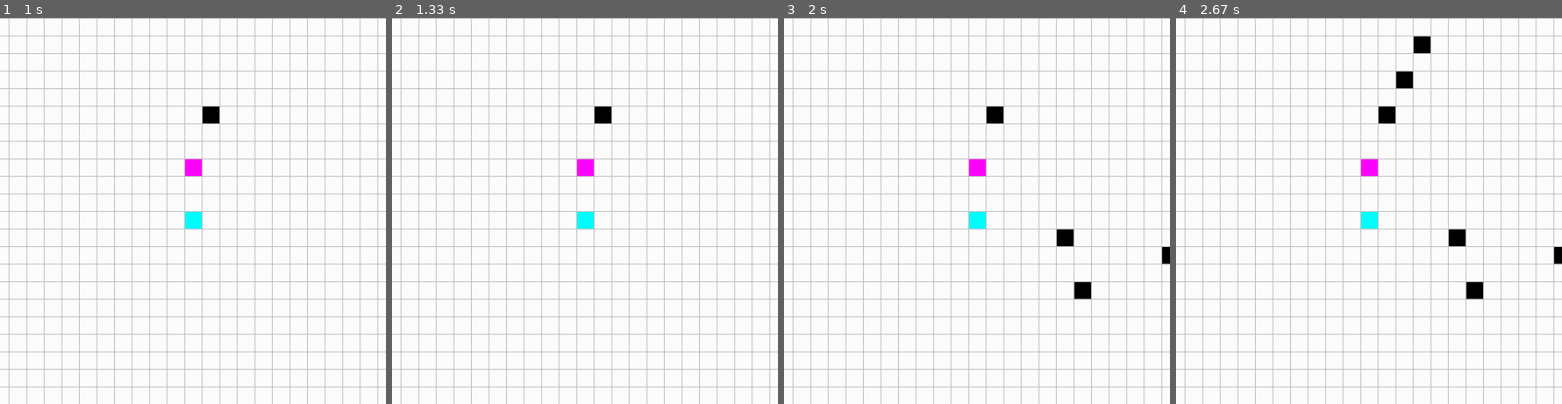
Above: before the commit, frames 1-4 (left to right).
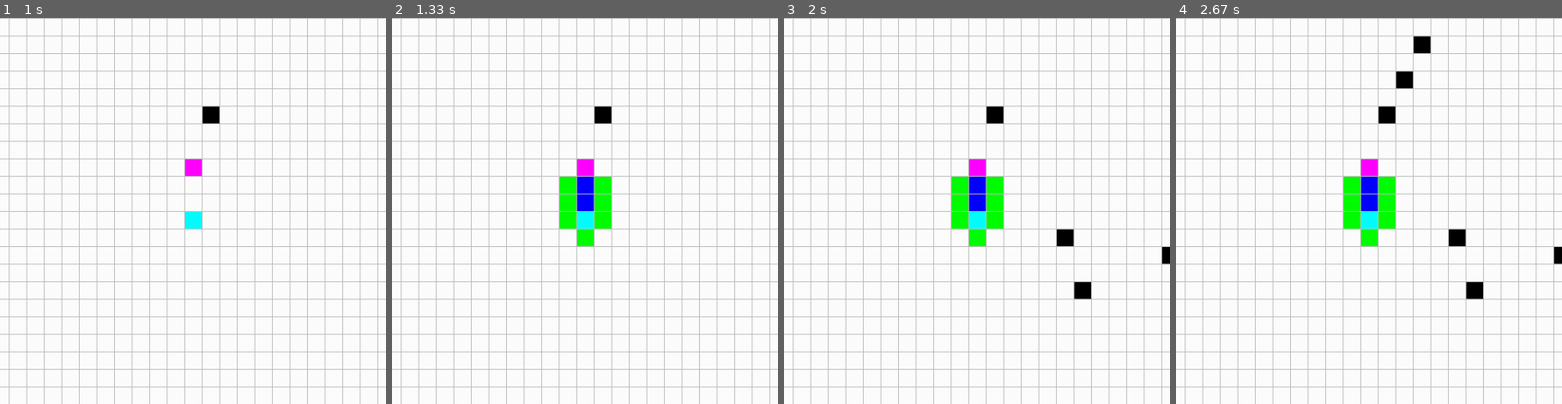
Above: after the commit, the same moments.

Repository: nnilf/A-star-search-algorithm
Game: pygame game, started from A_star_algorithm_pygame.py
Two runs of this game, one before a commit and one after it. Both use one fixed random seed, a clock stepped at 60 frames per second and the inputs below.
Inputs (mouse positions are % of the whole screen's width and height, from its top left):
- Up to frame 1 (1 s): right-click (60, 72) at 0.38 s; press the mouse at (60, 72) at 0.7 s; move the mouse to (61, 65) at 0.8 s; release the mouse at (62, 59) at 0.93 s
- Up to frame 2 (1.33 s): tap Space at 1 s
- Up to frame 3 (2 s): press the mouse at (60, 72) at 1.37 s; move the mouse to (74, 80) at 1.47 s; release the mouse at (88, 88) at 1.6 s; press the mouse at (60, 72) at 1.7 s; move the mouse to (72, 74) at 1.8 s; release the mouse at (85, 76) at 1.93 s
- Up to frame 4 (2.67 s): press the mouse at (60, 72) at 2.03 s; move the mouse to (65, 52) at 2.13 s; release the mouse at (71, 32) at 2.27 s; press the mouse at (60, 72) at 2.37 s; move the mouse to (66, 49) at 2.47 s; release the mouse at (72, 25) at 2.6 s
The pictures show only the part of the screen within x 35-85%, y 45-95%; the shares and areas given below are measured in that part.

Frame 1 is identical in both runs. In frame 2, 1.8% of the frame differs, in the area x 43-57%, y 41-60%; in frame 3, 1.8%; in frame 4, 1.8%.

Commit message:
Completed A* visualisation

Diff:
--- a/A_star_algorithm_pygame.py
+++ b/A_star_algorithm_pygame.py
@@ -40,6 +40,9 @@
     def draw(self, win):
         pygame.draw.rect(win, self._colour, (self._coords_x, self._coords_y, self._width, self._width))
 
+    def set_path(self):
+        self._colour = BLUE
+
     def get_colour(self):
         return self._colour
 
@@ -61,18 +64,6 @@
     def get_parent(self):
         return self._parent
 
-    def update_f_score(self):
-        self._f_score = self._g_score + self._h_score
-
-    def get_f_score(self):
-        return self._f_score
-
-    def get_g_score(self):
-        return self._g_score
-
-    def set_g_score(self, value):
-        self._g_score = value
-
     def set_parent(self, node):
         self._parent = node
 
@@ -97,7 +88,10 @@
     def reset(self):
         self._colour = WHITE
 
-    def get_children(self, grid, grid_size):
+    def get_children(self):
+        return self._children
+
+    def update_children(self, grid, grid_size):
         """
         Gets the children of current element which is all the Nodes next to the current node
 
@@ -113,18 +107,6 @@
             if 0 <= nx < grid_size and 0 <= ny < grid_size and not grid[nx][ny].is_barrier():
                 self._children.append(grid[nx][ny])
 
-        return self._children
-
-    def heuristic(self, end):
-        """
-        Calculates the heuristic Fscore for the selected node using manhattan calculation
-
-        :param end: ending node
-        :returns: Sets H-score for node
-        """
-        end_x, end_y = end.get_coords()
-        self._h_score = (abs(self._x - end_x) + abs(self._y - end_y))
-
     def __lt__(self, other):
         return True
 
@@ -135,6 +117,18 @@
 
     def __hash__(self):
         return hash((self._x, self._y))
+
+
+def heuristic(node, end):
+    """
+    Calculates the heuristic Fscore for the selected node using manhattan calculation
+
+    :param end: ending node
+    :returns: Sets H-score for node
+    """
+    node_x, node_y = node
+    end_x, end_y = end
+    return (abs(node_x - end_x) + abs(node_y - end_y))
 
 
 def create_grid(grid_size, width):
@@ -154,79 +148,77 @@
     return grid
 
 
-def create_path(start, end, prior_node):
+def create_path(came_from, current, draw):
     """
     Loop through path elements and add them to array
 
-    :param start: starting node
-    :param end: target node
-    :param prior_node: node prior to reaching the target node
-    :returns path: quickest path to go from start node to end node
-    """
-    finished = False
-    path = []
-    path.append(end.get_coords())
-    node = prior_node
-    while not finished:
-        if node == start:
-            finished = True
-        path.append(node.get_coords())
-        node = node.get_parent()
-
-    path.reverse()
-
-
-def algorithm(start, end, grid, grid_size):
-    """A* path finding algorithm
-
-    :param start: start node
-    :param end: end node
-    :param grid: grid of nodes
-    :param grid_size: size of the grid
-    :returns: output of quickest path
-    """
-    goal_found = False
-    queue = PriorityQueue()
-    closed_list = set()
-    open_list = set()
-
-    start.set_g_score(0)
-
-    queue.put((start.get_g_score(), start))
-    open_list.add(start)
-
-    while not(queue.empty()):
-        current_node = queue.get()[1]
-        open_list.remove(current_node)
-
-        if current_node == end:
-            print('solution found')
-            goal_found = True
-            create_path(start, end, current_node.get_parent())
-
-        closed_list.add(current_node)
-        children = current_node.get_children(grid, grid_size)
-
-        for child in children:
-
-            if child.is_barrier() or child in closed_list:
-                continue
-
-            tentative_g = current_node.get_g_score() + 1
-
-            if child not in open_list or tentative_g < child.get_g_score():
-                child.set_g_score(tentative_g)
-                child.heuristic(end)
-                child.update_f_score()
-                child.set_parent(current_node)
-
-                if child not in open_list:
-                    queue.put((child.get_f_score(), child))
-                    open_list.add(child)
-
-    if not goal_found:
-        print("No path found")
-        return ()
+    :param came_from: set of nodes
+    :param current: final/current node
+    :param draw: draw function for when path is updated
+    :returns path: drawn path
+    """
+    while current in came_from:
+        current = came_from[current]
+        current.set_path()
+        draw()
+
+
+
+def algorithm(start, end, grid, draw):
+    """
+    A* path finding algorithm.
+
+    :param start: Start node.
+    :param end: End node.
+    :param grid_size: Size of the grid (not directly used here).
+    :param grid: Grid of nodes.
+    :param draw: Function to update the GUI/visualizer.
+    :return: True if path is found, False otherwise.
+    """
+    count = 0
+    open_set = PriorityQueue()
+    open_set.put((0, count, start))
+    came_from = {}
+    g_score = {node: float("inf") for row in grid for node in row}
+    g_score[start] = 0
+    f_score = {node: float("inf") for row in grid for node in row}
+    f_score[start] = heuristic(start.get_coords(), end.get_coords())
+
+    open_set_hash = {start}
+
+    while not open_set.empty():
+        for event in pygame.event.get():
+            if event.type == pygame.QUIT:
+                pygame.quit()
+
+        current = open_set.get()[2]
+        open_set_hash.remove(current)
+
+        if current == end:
+            create_path(came_from, end, draw)
+            end.set_end()
+            start.set_start()
+            return True
+
+        for child in current._children:
+            tentative_g = g_score[current] + 1
+
+            if tentative_g < g_score[child]:
+                came_from[child] = current
+                g_score[child] = tentative_g
+                f_score[child] = tentative_g + heuristic(child.get_coords(), end.get_coords())
+                if child not in open_set_hash:
+                    count += 1
+                    open_set.put((f_score[child], count, child))
+                    open_set_hash.add(child)
+                    child.set_checking()
+
+        draw()
+
+        if current != start:
+            current.set_checked()
+
+    return False
 
 
 def draw_grid(rows, width, win):
@@ -297,8 +289,10 @@
                 if row < grid_size and col < grid_size:
                     node = grid[row][col]
                     node.reset()
-                    start = None
-                    end = None
+                    if node == start:
+                        start = None
+                    elif node == end:
+                        end = None
 
             if event.type == pygame.KEYDOWN:
 
@@ -307,6 +301,13 @@
                     end = None
                     grid = create_grid(grid_size, width)
 
+                if event.key == pygame.K_SPACE:
+                    for row in grid:
+                        for node in row:
+                            node.update_children(grid, grid_size)
+
+                    algorithm(start, end, grid, lambda: draw(grid, grid_size, win, width))
+
 
         # algorithm(start, end, grid, grid_size)
 
